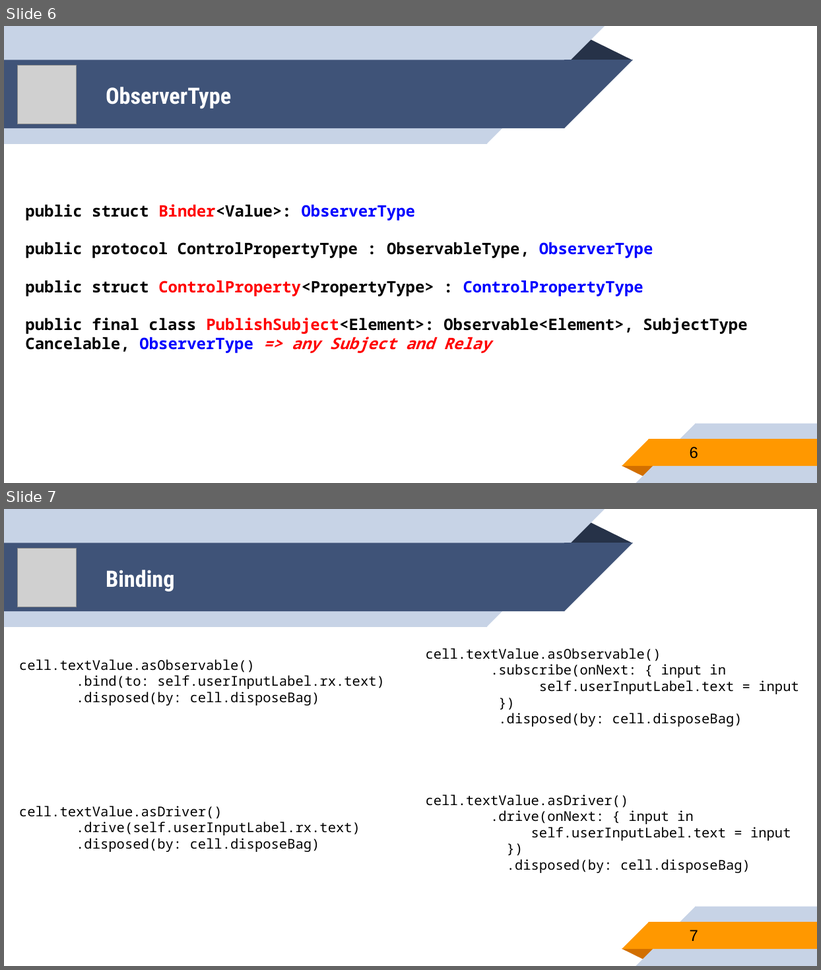
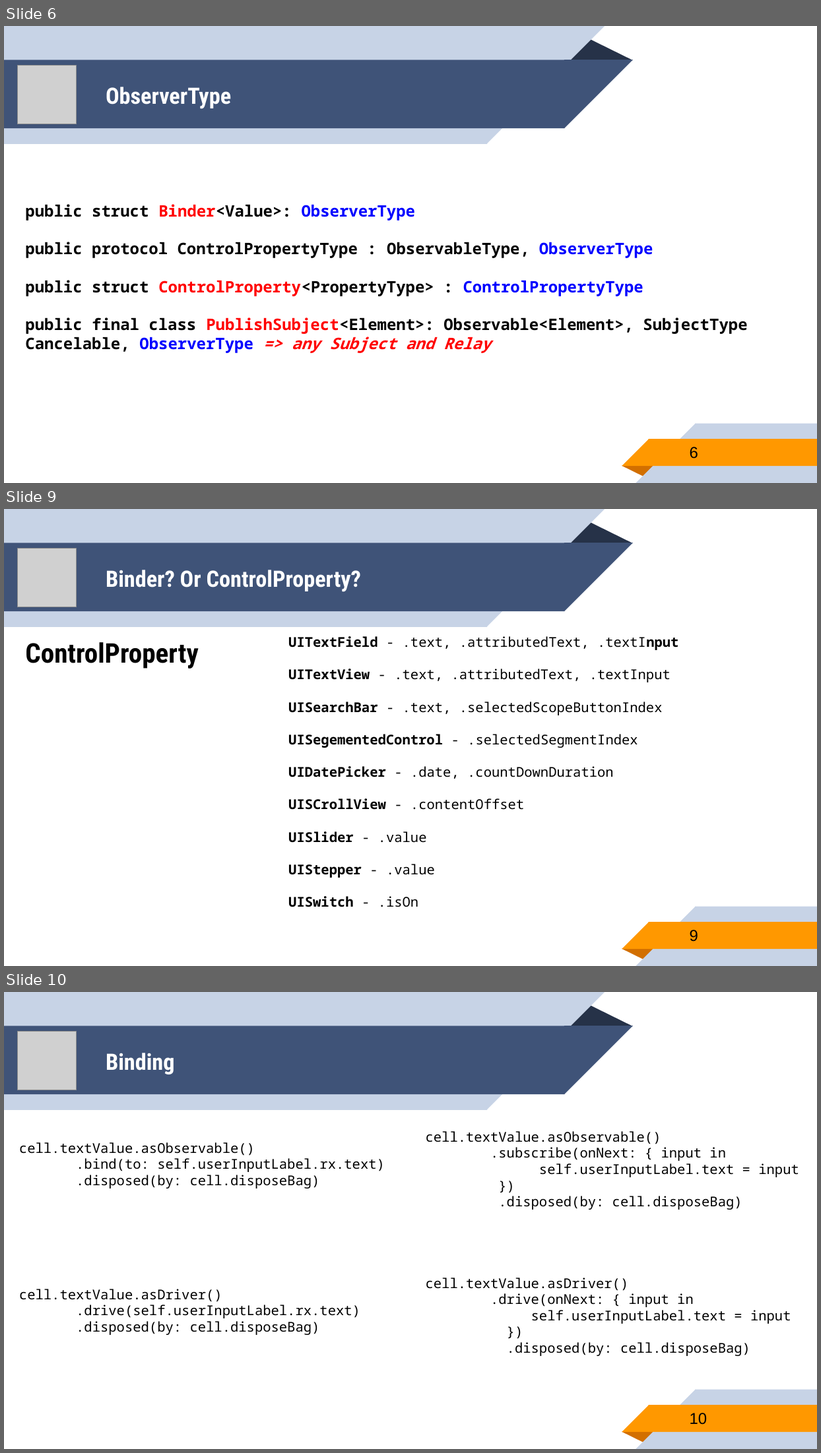
Before and after one commit to younghwankim/RxSwiftClass, a slide deck: AdvancedRxSwift/day4/AdvancedRxSwift4.pptx. Shown one above the other, each under a label of ours: slides 6 and 7 before the commit, slides 6, 9 and 10 after it; the slides between them are not shown. The pictures are 821x970 and 821x1453 pixels, drawn with LibreOffice and Linux fonts; fonts in the diff are those of the drawing; grey boxes stand for pictures. Boxes give left, top, right and bottom in pixels: in the first picture for what was removed or moved away, otherwise in the second. Text is boxed around its words. In the diff, an @@ line names an element or a change of style, - is before the commit and + after.

Commit message:
More Content for Binding (Advanced RxSwift day 4)

```diff
--- a/AdvancedRxSwift/day4/AdvancedRxSwift4.pptx
+++ b/AdvancedRxSwift/day4/AdvancedRxSwift4.pptx
@@ slide 9 added at [4,509,817,966], background #FFFFFF; not listed: 10 template elements that a slide beside it also shows @@
@@ picture added at [18,548,77,607] @@
@@ title added at [106,570,361,592], 20 pt, text #FFFFFF, bold @@
+Binder? Or ControlProperty?
@@ text added at [25,642,198,669], 24 pt, text #000000, bold @@
+ControlProperty
@@ text added at [288,636,679,908], 12 pt, text #000000 @@
+UITextField - .text, .attributedText, .textInput
+UITextView - .text, .attributedText, .textInput
+UISearchBar - .text, .selectedScopeButtonIndex
+UISegementedControl - .selectedSegmentIndex
+UIDatePicker - .date, .countDownDuration
+UISCrollView - .contentOffset
+UISlider - .value
+UIStepper - .value
+UISwitch - .isOn
@@ page number added at [690,930,698,942], 14 pt, text #000000 @@
+9
@@ what was slide 7 is now slide 10 @@
@@ page number at [690,1413,708,1425]: text changed @@
-7
+10
```
Also in this commit, not shown: 2 other slides added, 1 other file.
